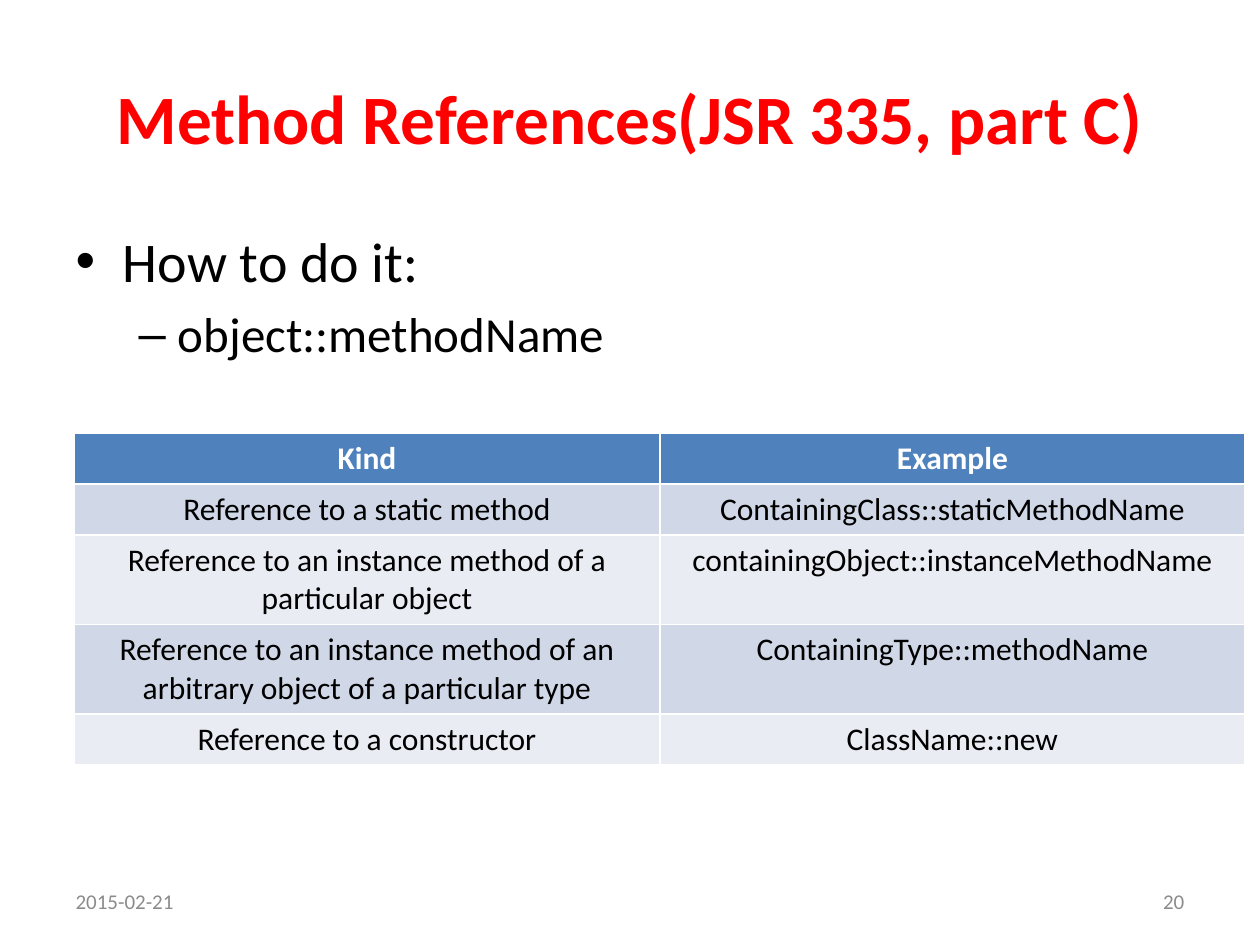
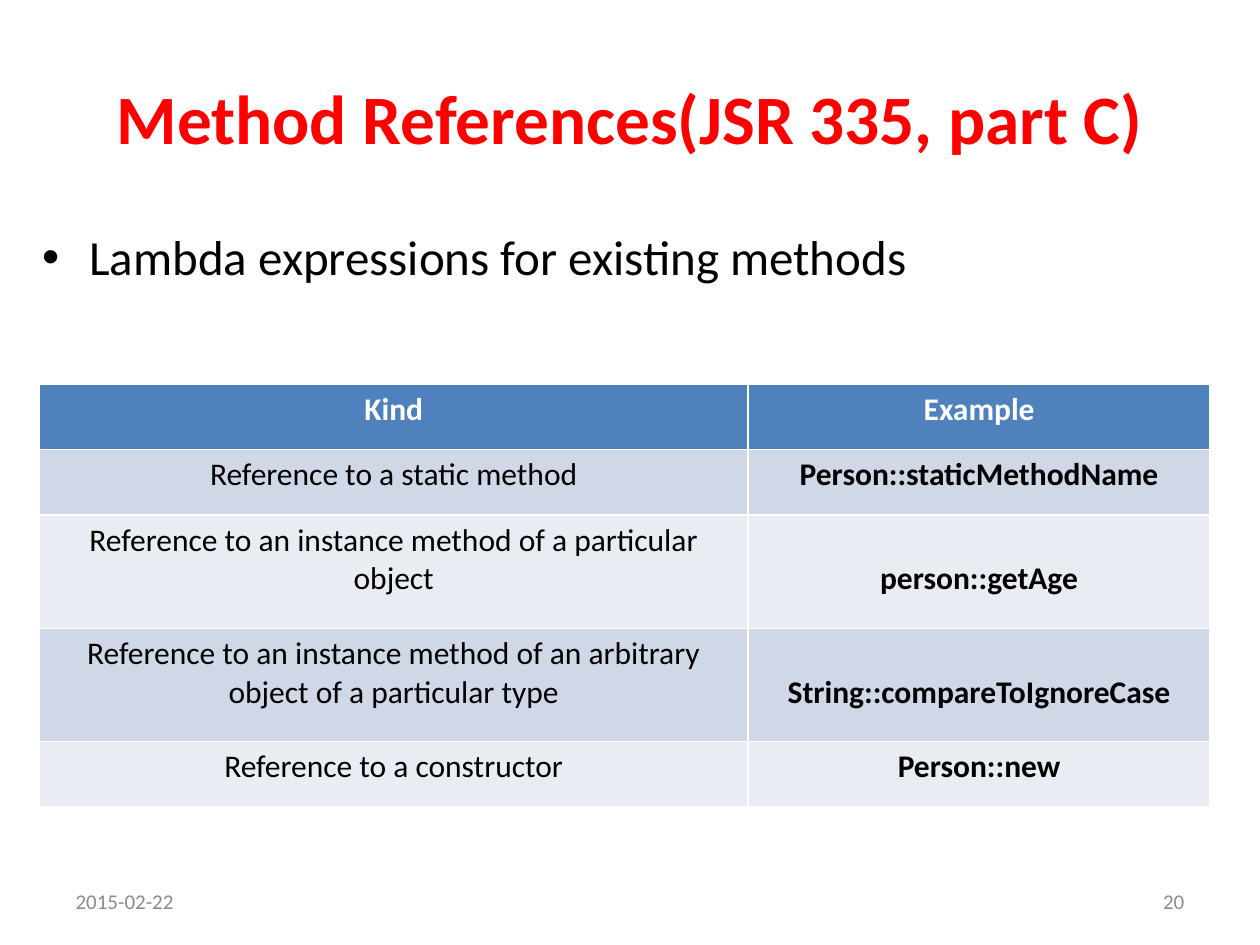
Before and after one commit to p-zalejko/jug_java8, a slide deck: slide 20 of jug.zg.java8/Java 8_prezentacja.ppsx. Drawn at 1260x945 pixels with LibreOffice and Linux fonts; fonts in the diff are those of the drawing. Boxes give left, top, right and bottom in pixels: in the first picture for what was removed or moved away, otherwise in the second. Text is boxed around its words. In the diff, an @@ line names an element or a change of style, - is before the commit and + after.

```diff
--- a/jug.zg.java8/Java 8_prezentacja.ppsx
+++ b/jug.zg.java8/Java 8_prezentacja.ppsx
@@ text at [89,241,906,284]: text changed; size 32 to 28 pt @@
-• How to do it:
-  – object::methodName
-• Kinds of Method References
+• Lambda expressions for existing methods
@@ table at [39,384,1211,808] @@
-row 2, column 2: ContainingClass::staticMethodName
+row 2, column 2: Person::staticMethodName
-row 3, column 2: containingObject::instanceMethodName
+row 3, column 2: person::getAge
-row 4, column 2: ContainingType::methodName
+row 4, column 2: String::compareToIgnoreCase
-row 5, column 2: ClassName::new
+row 5, column 2: Person::new
@@ table: place and size @@
-table at [74,433,1246,764]
+table at [39,384,1211,808]
@@ text at [76,895,174,909]: text changed @@
-2015-02-21
+2015-02-22
```
Also in this commit, not shown: 29 other slides changed, 12 other files.
